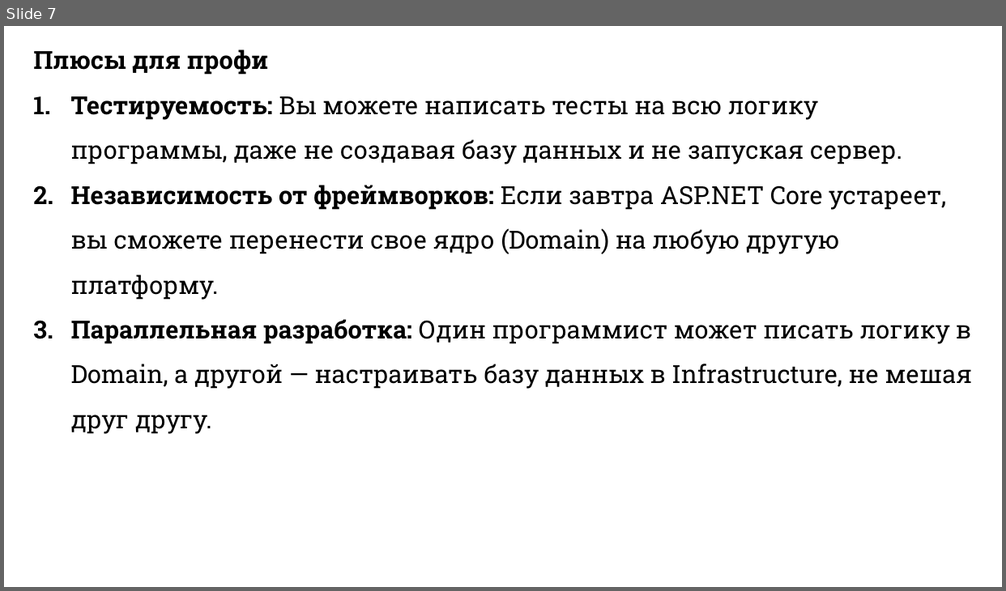
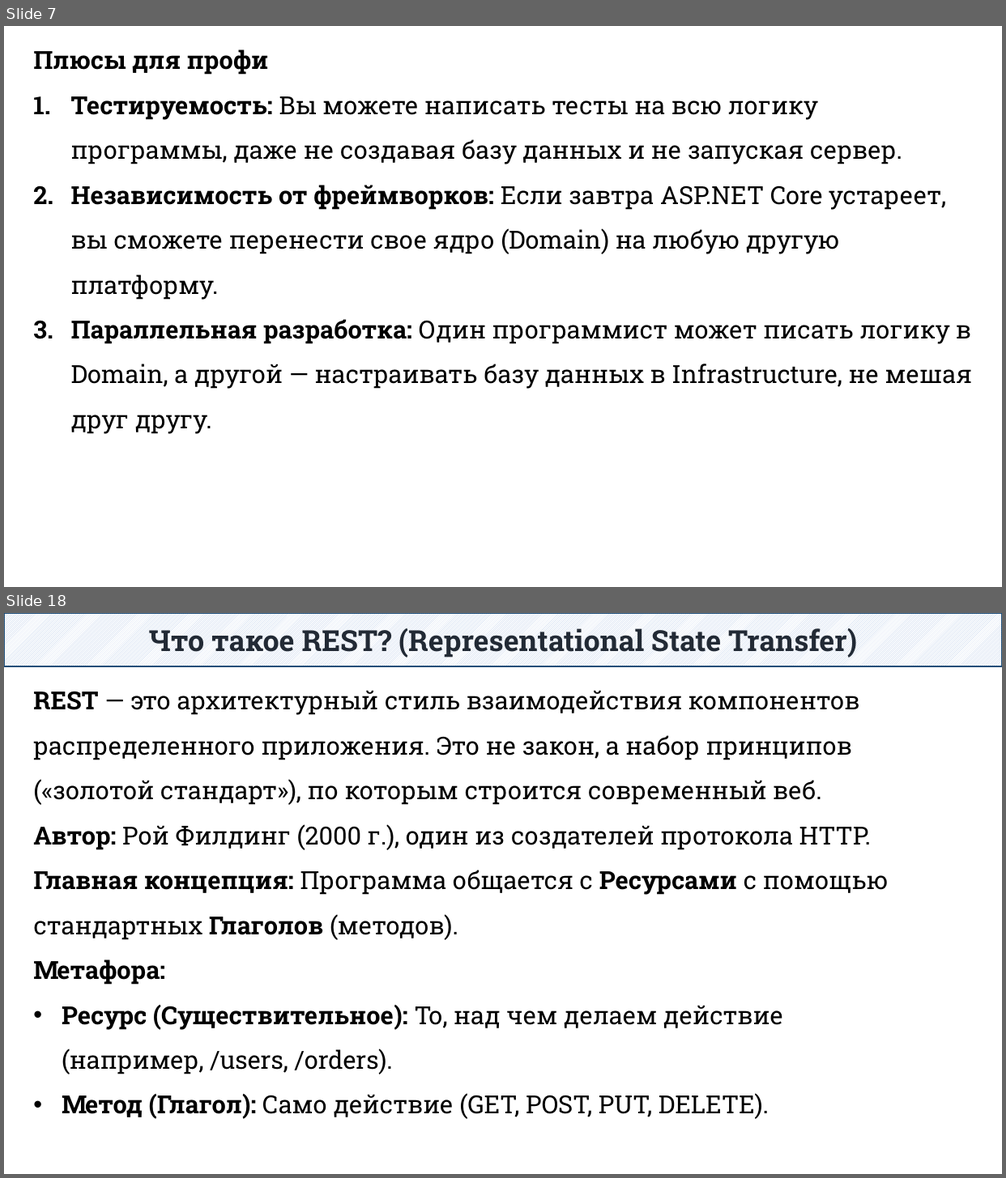
Before and after one commit to DaniilKlyukin/OOP-6, a slide deck: Лекции/ООП 2 лек 8.pptx. Shown one above the other, each under a label of ours: slide 7 before the commit, slides 7 and 18 after it; the slides between them are not shown. The pictures are 1006x591 and 1006x1178 pixels, drawn with LibreOffice and Linux fonts; fonts in the diff are those of the drawing. Boxes give left, top, right and bottom in pixels: in the first picture for what was removed or moved away, otherwise in the second. Text is boxed around its words. In the diff, an @@ line names an element or a change of style, - is before the commit and + after.

```diff
--- a/Лекции/ООП 2 лек 8.pptx
+++ b/Лекции/ООП 2 лек 8.pptx
@@ slide 18 added at (x1=4, y1=613, x2=1002, y2=1174), background #FFFFFF @@
@@ rectangle added at (x1=4, y1=613, x2=1002, y2=667), fill pattern #B4C7E7 on #FFFFFF, outline #1F4E79 1.25 pt, 28 pt, text #222A35, bold @@
+Что такое REST? (Representational State Transfer)
@@ text added at (x1=33, y1=690, x2=888, y2=1119), 24 pt, text #000000 @@
+REST — это архитектурный стиль взаимодействия компонентов распределенного приложения. Это не закон, а набор принципов («золотой стандарт»), по которым строится современный веб.
+Автор: Рой Филдинг (2000 г.), один из создателей протокола HTTP.
+Главная концепция: Программа общается с Ресурсами с помощью стандартных Глаголов (методов).
+Метафора:
+• Ресурс (Существительное): То, над чем делаем действие (например, /users, /orders).
+• Метод (Глагол): Само действие (GET, POST, PUT, DELETE).
```
Also in this commit, not shown: 25 other slides added, 1 slide removed, 4 other files.
